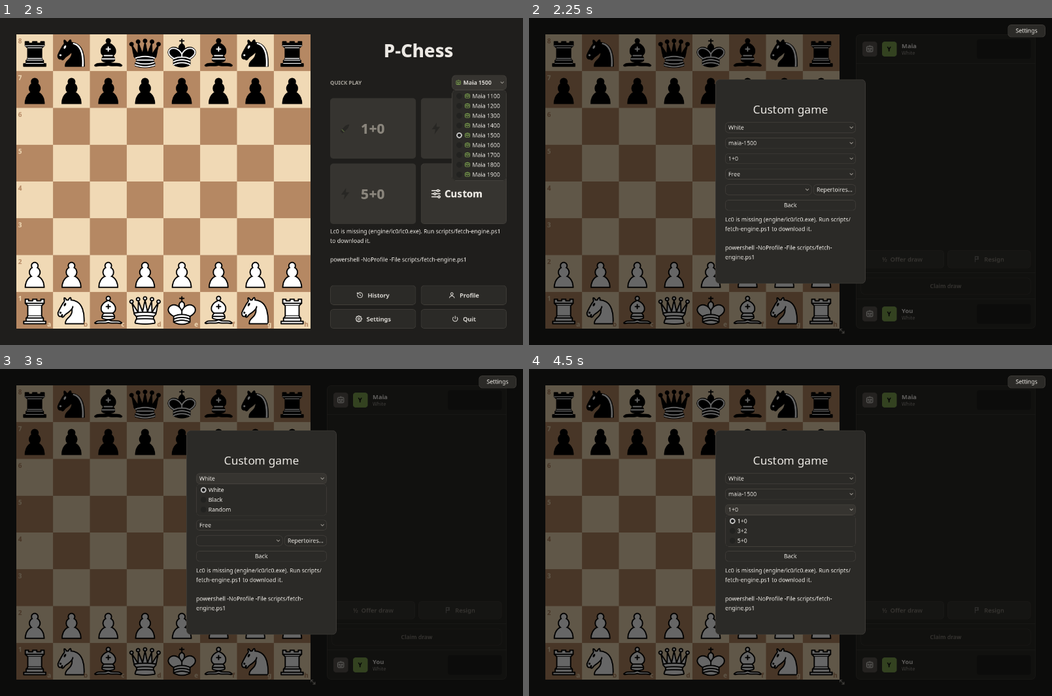
Above: before the commit, frames 1-4 (two rows, left to right).
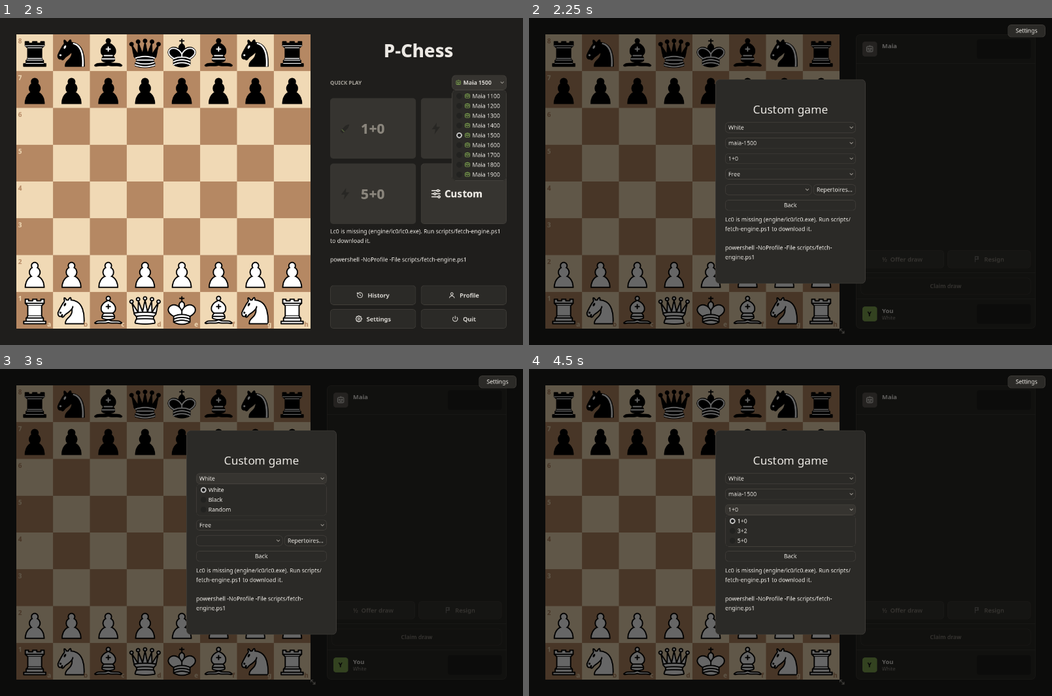
Above: after the commit, the same moments.

Repository: Laginho/P-Chess
Game: Godot game, scene res://ui/main.tscn
The game is run twice, just before and just after one commit, with the same random seed, the same clock (stepped at 60 frames per second) and the same inputs.
Inputs:
- Up to frame 1 (2 s): click "OK" at 0.5 s; click "Maia 1500" at 1.25 s
- Up to frame 2 (2.25 s): click "Custom" at 2 s
- Up to frame 3 (3 s): click "White" at 2.75 s
- Up to frame 4 (4.5 s): click "maia-1500" at 3.5 s; click "1+0" at 4.25 s

Frame 1 is identical in both runs. In frame 2, 0.4% of the frame differs, in the area x 63-74%, y 7-93%; in frame 3, 0.4%; in frame 4, 0.4%.

Commit message:
fix: icon buttons keep their icon property; the panel's minimum width is 260 again (PR #36)
The side panel's scene default showed both avatars, so its minimum width
was 269 before the first flip and the 1000 px layout lost 9 px of board.
Names keep 40 px beside the 132 px clocks so they read at 800x600.

Co-Authored-By: Claude Opus 5.5 <noreply@anthropic.com>

Diff:
--- a/ui/icon_button.gd
+++ b/ui/icon_button.gd
@@ -3,7 +3,7 @@
 # Godot pins a left icon to the button's edge and centres the label in the space left over.
 # The canvas centres icon and label as one group, or with `icon_left` set, pins the icon that far
 # from the left edge and centres the label on the whole button. So this button paints both itself:
-# Godot still lays it out from `text` (minimum size, accessibility) but draws that label clear.
+# Godot still lays it out from `text` and `icon` (minimum size, accessibility) but draws them clear.
 
 @export var icon_left := -1.0
 # A theme Label variation whose font this label uses, for the canvas's weight (e.g. SemiboldText).
@@ -11,41 +11,38 @@
 
 const COLOURS := {DRAW_NORMAL: "font_color", DRAW_HOVER: "font_hover_color", DRAW_PRESSED: "font_pressed_color",
 		DRAW_HOVER_PRESSED: "font_hover_pressed_color", DRAW_DISABLED: "font_disabled_color"}
+const HIDDEN := ["font_focus_color", "icon_normal_color", "icon_hover_color", "icon_pressed_color",
+		"icon_hover_pressed_color", "icon_focus_color", "icon_disabled_color"]
 
-var _icon: Texture2D
 var _colours := {}
+var _icon_colours := {}
 
 
 func _ready() -> void:
 	if font_type:
 		add_theme_font_override("font", get_theme_font("font", font_type))
-	_icon = icon
-	icon = null
 	for mode in COLOURS:
 		_colours[mode] = get_theme_color(COLOURS[mode])
-	for name in COLOURS.values() + ["font_focus_color"]:
+	for is_disabled in [false, true]:
+		_icon_colours[is_disabled] = get_theme_color("icon_disabled_color" if is_disabled else "icon_normal_color")
+	for name in COLOURS.values() + HIDDEN:
 		add_theme_color_override(name, Color.TRANSPARENT)
-
-
-func icon_width() -> float:
-	return get_theme_constant("icon_max_width") + get_theme_constant("h_separation") if _icon else 0.0
 
 
 func _draw() -> void:
 	var font := get_theme_font("font")
 	var font_size := get_theme_font_size("font_size")
 	var label := font.get_string_size(text, HORIZONTAL_ALIGNMENT_LEFT, -1, font_size).x
-	var width := float(get_theme_constant("icon_max_width")) if _icon else 0.0
-	var gap := float(get_theme_constant("h_separation")) if _icon else 0.0
+	var width := float(get_theme_constant("icon_max_width")) if icon else 0.0
+	var gap := float(get_theme_constant("h_separation")) if icon else 0.0
 	var x := (size.x - width - gap - label) / 2
 	var text_x := x + width + gap
 	# A narrow button falls back to the group, so the icon never runs into the label.
-	if _icon and icon_left >= 0 and (size.x - label) / 2 - icon_left - width >= gap:
+	if icon and icon_left >= 0 and (size.x - label) / 2 - icon_left - width >= gap:
 		x = icon_left
 		text_x = (size.x - label) / 2
-	if _icon:
-		var height := width * _icon.get_height() / _icon.get_width()
-		draw_texture_rect(_icon, Rect2(x, (size.y - height) / 2, width, height), false,
-				get_theme_color("icon_disabled_color" if disabled else "icon_normal_color"))
+	if icon:
+		var height := width * icon.get_height() / icon.get_width()
+		draw_texture_rect(icon, Rect2(x, (size.y - height) / 2, width, height), false, _icon_colours[disabled])
 	draw_string(font, Vector2(text_x, (size.y - font.get_height(font_size)) / 2 + font.get_ascent(font_size)),
 			text, HORIZONTAL_ALIGNMENT_LEFT, -1, font_size, _colours[get_draw_mode()])
--- a/ui/main.tscn
+++ b/ui/main.tscn
@@ -130,6 +130,7 @@
 stretch_mode = 5
 
 [node name="Initial" type="Label" parent="Layout/Side/BlackClockRow"]
+visible = false
 custom_minimum_size = Vector2(36, 36)
 layout_mode = 2
 size_flags_vertical = 4
@@ -142,7 +143,7 @@
 text = "Y"
 
 [node name="Name" type="Label" parent="Layout/Side/BlackClockRow"]
-custom_minimum_size = Vector2(0, 38)
+custom_minimum_size = Vector2(40, 38)
 layout_mode = 2
 theme_type_variation = &"BoldText"
 theme_override_font_sizes/font_size = 15
@@ -152,6 +153,7 @@
 text_overrun_behavior = 3
 
 [node name="Colour" type="Label" parent="Layout/Side/BlackClockRow/Name"]
+visible = false
 layout_mode = 0
 offset_top = 20.0
 theme_type_variation = &"MutedText"
@@ -286,6 +288,7 @@
 horizontal_alignment = 1
 
 [node name="Avatar" type="PanelContainer" parent="Layout/Side/WhiteClockRow"]
+visible = false
 custom_minimum_size = Vector2(36, 36)
 layout_mode = 2
 size_flags_vertical = 4
@@ -311,7 +314,7 @@
 text = "Y"
 
 [node name="Name" type="Label" parent="Layout/Side/WhiteClockRow"]
-custom_minimum_size = Vector2(0, 38)
+custom_minimum_size = Vector2(40, 38)
 layout_mode = 2
 theme_type_variation = &"BoldText"
 theme_override_font_sizes/font_size = 15
--- a/ui/searching.gd
+++ b/ui/searching.gd
@@ -70,10 +70,8 @@
 	$Center/Content/Status.position = Vector2(0, middle + 37)
 	$Center/Content/Status.size = Vector2(card.size.x, 26)
 	# Chips as wide as their labels, centred as a pair 10 px apart.
-	var control_chip = $Center/Content/ControlChip
-	var level_chip = $Center/Content/LevelChip
-	var control_width := minf(control_chip.get_combined_minimum_size().x + control_chip.icon_width(), (card.size.x - 40) / 2)
-	var level_width := minf(level_chip.get_combined_minimum_size().x + level_chip.icon_width(), (card.size.x - 40) / 2)
+	var control_width := minf($Center/Content/ControlChip.get_combined_minimum_size().x, (card.size.x - 40) / 2)
+	var level_width := minf($Center/Content/LevelChip.get_combined_minimum_size().x, (card.size.x - 40) / 2)
 	var left := (card.size.x - control_width - level_width - 10) / 2
 	$Center/Content/ControlChip.position = Vector2(left, middle + 82)
 	$Center/Content/ControlChip.size = Vector2(control_width, 36)
